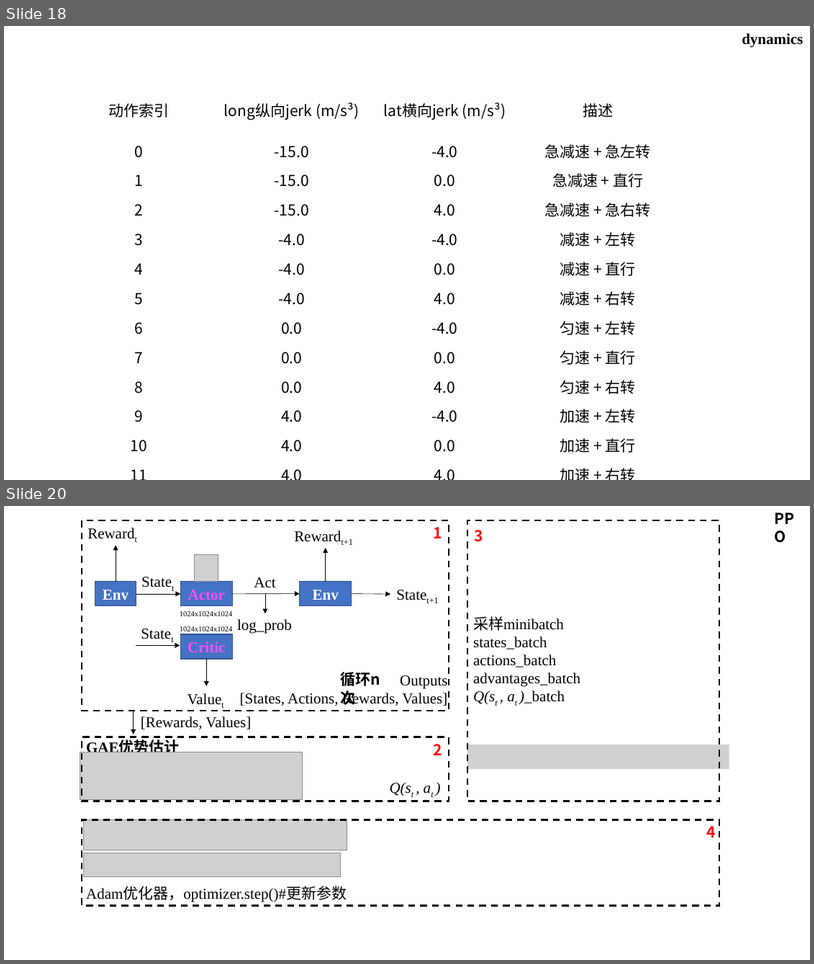
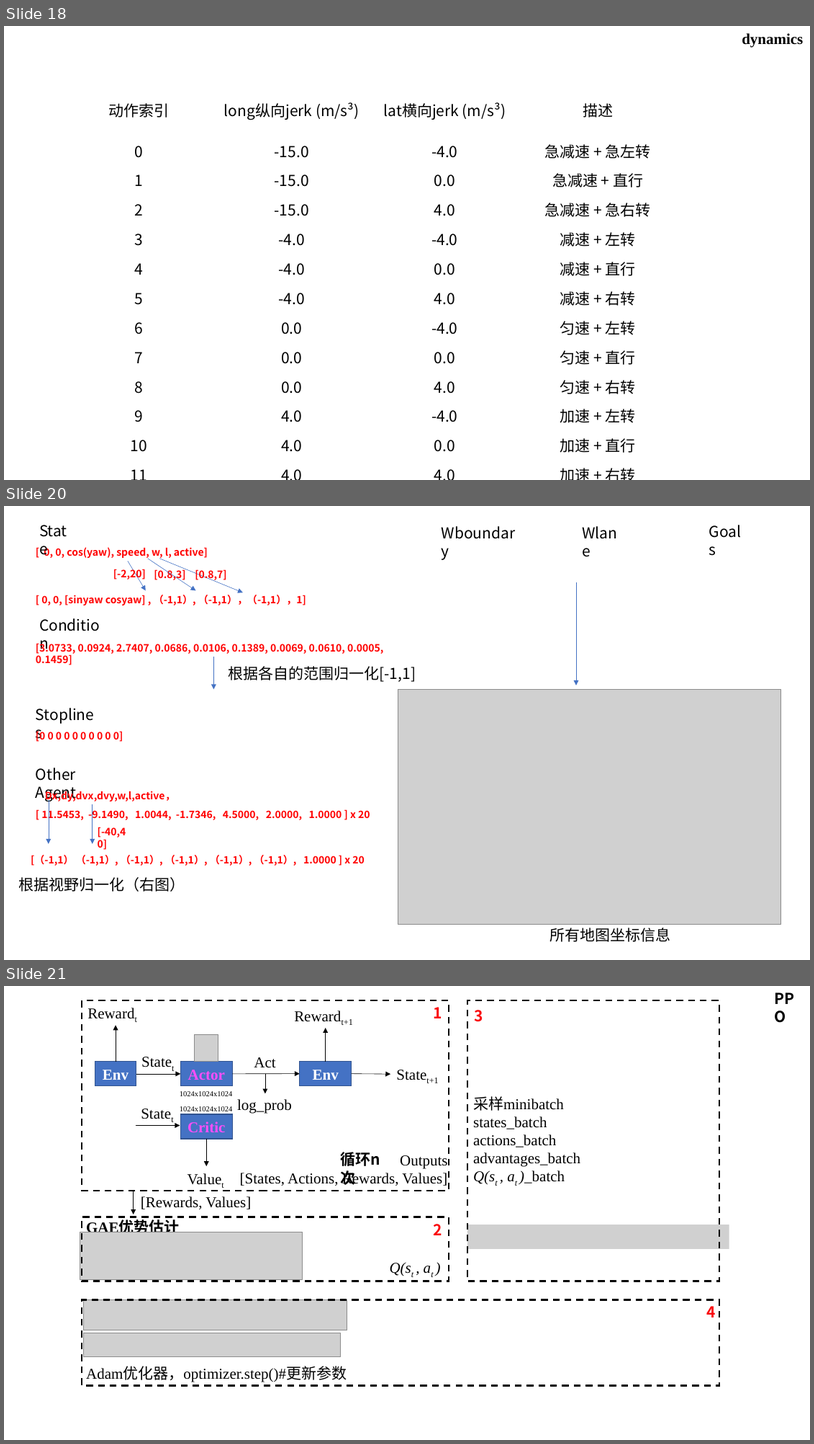
Before and after one commit to HongfeiWan/Selfrace, a slide deck: design/arch.pptx. Shown one above the other, each under a label of ours: slides 18 and 20 before the commit, slides 18, 20 and 21 after it; the slides between them are not shown. The pictures are 814x964 and 814x1444 pixels, drawn with LibreOffice and Linux fonts; fonts in the diff are those of the drawing; grey boxes stand for pictures; background and template pictures are left out. Boxes give left, top, right and bottom in pixels: in the first picture for what was removed or moved away, otherwise in the second. Text is boxed around its words. In the diff, an @@ line names an element or a change of style, - is before the commit and + after.

Commit message:
修改归一化之前的代码

```diff
--- a/design/arch.pptx
+++ b/design/arch.pptx
@@ slide 20 added at box(4, 506, 810, 960), background #FFFFFF @@
@@ text added at box(34, 518, 79, 542), 18 pt, text #000000 @@
+State
@@ text added at box(436, 520, 525, 545), 18 pt, text #000000 @@
+Wboundary
@@ text added at box(576, 520, 630, 545), 18 pt, text #000000 @@
+Wlane
@@ text added at box(704, 519, 752, 543), 18 pt, text #000000 @@
+Goals
@@ text added at box(44, 546, 208, 559), 12 pt, text #FF0000, bold @@
+[ 0, 0, cos(yaw), speed, w, l, active]
@@ text added at box(113, 567, 146, 580), 12 pt, text #FF0000, bold @@
+[-2,20]
@@ arrow added from (128, 561) to (146, 591), #4472C4 0.5 pt @@
@@ arrow added from (148, 559) to (196, 591), #4472C4 0.5 pt @@
@@ text added at box(154, 568, 185, 581), 12 pt, text #FF0000, bold @@
+[0.8,3]
@@ arrow added from (160, 559) to (243, 592), #4472C4 0.5 pt @@
@@ text added at box(195, 569, 226, 581), 12 pt, text #FF0000, bold @@
+[0.8,7]
@@ arrow added from (576, 583) to (576, 685), #4472C4 0.5 pt @@
@@ text added at box(34, 613, 110, 637), 18 pt, text #000000 @@
+Condition
@@ text added at box(41, 595, 306, 605), 12 pt, text #FF0000, bold @@
+[ 0, 0, [sinyaw cosyaw] , （-1,1）, （-1,1），（-1,1），1]
@@ text added at box(36, 641, 383, 665), 12 pt, text #FF0000, bold @@
+[3.0733, 0.0924, 2.7407, 0.0686, 0.0106, 0.1389, 0.0069, 0.0610, 0.0005, 0.1459]
@@ arrow added from (214, 656) to (214, 690), #4472C4 0.5 pt @@
@@ text added at box(229, 666, 417, 682), 18 pt, text #000000 @@
+根据各自的范围归一化[-1,1]
@@ picture added at box(398, 690, 782, 924) @@
@@ text added at box(29, 702, 101, 726), 18 pt, text #000000 @@
+Stoplines
@@ text added at box(39, 729, 124, 741), 12 pt, text #FF0000, bold @@
+[0 0 0 0 0 0 0 0 0 0]
@@ text added at box(36, 767, 77, 801), 18 pt, text #000000 @@
+Other Agent
@@ text added at box(45, 790, 175, 803), 12 pt, text #FF0000, bold @@
+Dx,dy,dvx,dvy,w,l,active，
@@ arrow added from (49, 800) to (49, 844), #4472C4 0.5 pt @@
@@ arrow added from (93, 804) to (93, 844), #4472C4 0.5 pt @@
@@ text added at box(41, 808, 370, 821), 12 pt, text #FF0000, bold @@
+[ 11.5453, -9.1490, 1.0044, -1.7346, 4.5000, 2.0000, 1.0000 ] x 20
@@ text added at box(98, 826, 126, 837), 12 pt, text #FF0000, bold @@
+[-40,40]
@@ text added at box(31, 854, 365, 865), 12 pt, text #FF0000, bold @@
+[（-1,1） （-1,1）, （-1,1）, （-1,1）, （-1,1）, （-1,1）, 1.0000 ] x 20
@@ text added at box(19, 877, 185, 891), 18 pt, text #000000 @@
+根据视野归一化（右图）
@@ text added at box(550, 927, 671, 942), 18 pt, text #000000 @@
+所有地图坐标信息
@@ what was slide 20 is now slide 21 @@
```
Also in this commit, not shown: 1 other slide added, 1 slide removed, 7 other files.
